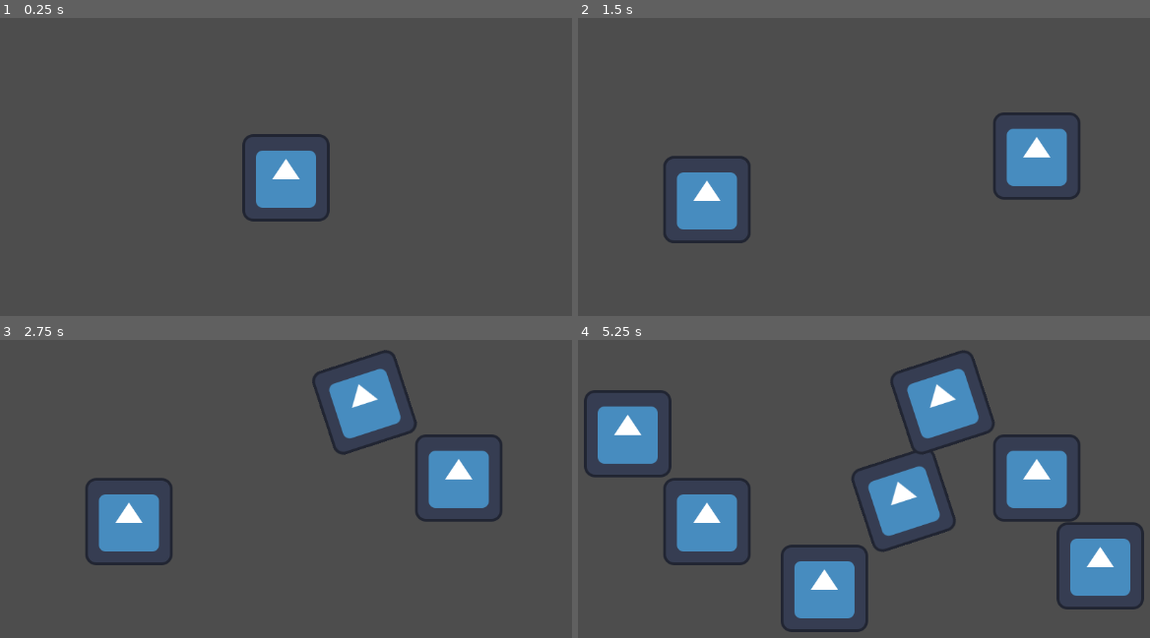
Above: before the commit, frames 1-4 (two rows, left to right).
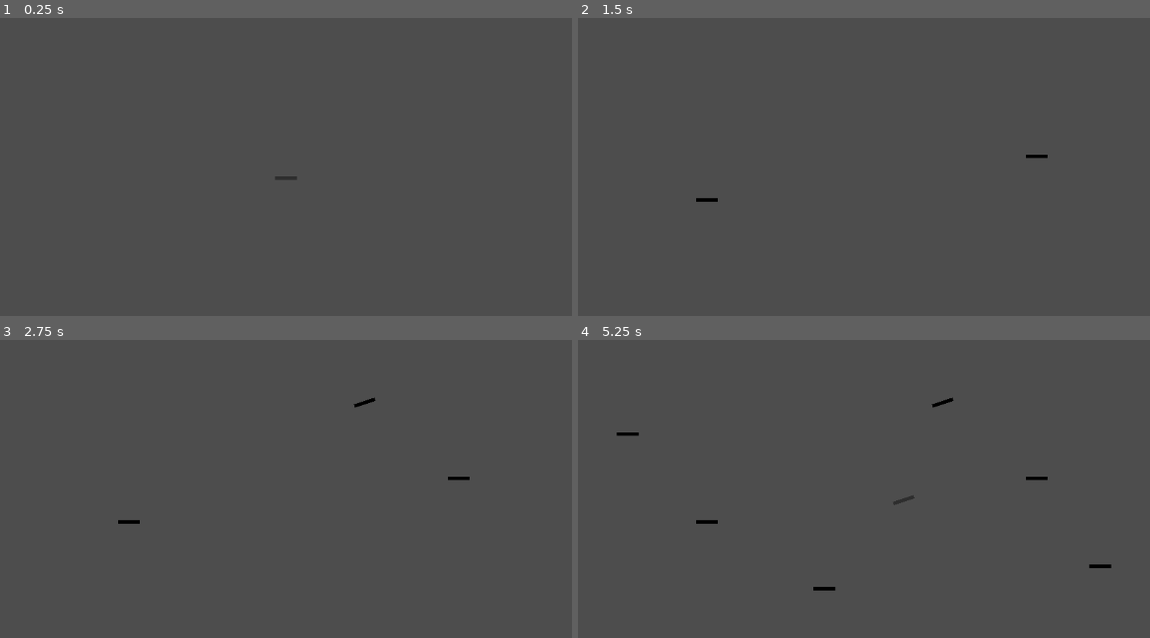
Above: after the commit, the same moments.

Repository: Silver-Ink/GameJamAirConditionner
Game: Godot game, scene res://Game.tscn
Same seed, same stepped clock (60 frames per second), same inputs: the game is played once before the commit and once after it. The engine's default icon, where the game draws it, is replaced by a stand-in: a white triangle on a blue panel in a dark square.
Inputs (mouse positions are in pixels of both pictures, inside the frame that each line leads up to):
- Up to frame 1 (0.25 s): no input
- Up to frame 2 (1.5 s): tap Enter (ui_accept) at 0.5, 0.77, 1.25 s; move the mouse to (1035, 155) at 0.52 s; hold Right (ui_right) from 0.53 s (still down); click (1035, 155) at 0.6 s; move the mouse to (703, 199) at 1.27 s; click (703, 199) at 1.35 s
- Up to frame 3 (2.75 s): tap Enter (ui_accept) at 1.52, 2 s; move the mouse to (366, 402) at 2.02 s; release Right (ui_right) at 2.03 s; hold Left (ui_left) from 2.03 s (still down); tap Mouse wheel up (rotate_wall_left) at 2.1 s; click (366, 402) at 2.3 s
- Up to frame 4 (5.25 s): tap Enter (ui_accept) at 2.75, 3.02, 3.5, 3.77, 4.25, 4.52 s; move the mouse to (823, 587) at 2.77 s; release Left (ui_left) at 2.78 s; hold Right (ui_right) 2.78-4.28 s; tap Mouse wheel down (rotate_wall_right) at 2.85 s; click (823, 587) at 3.05 s; move the mouse to (1098, 566) at 3.52 s; click (1098, 566) at 3.6 s; move the mouse to (629, 432) at 4.27 s; hold Left (ui_left) 4.28-5.03 s; click (629, 432) at 4.35 s; move the mouse to (904, 500) at 5.02 s; hold Right (ui_right) from 5.03 s (still down); tap Mouse wheel up (rotate_wall_left) at 5.1 s

The runs differ from the first frame. In frame 1, 2.6% of the frame differs, in the area x 42-58%, y 38-69%; in frame 2, 5.2%; in frame 3, 7.9%; in frame 4, 18%, in the area x 1-99%, y 3-99%.

Commit message:
feat: WallPlacer now places basic wall with lifetime

Diff:
--- a/SurvivingPlayer.tscn
+++ b/SurvivingPlayer.tscn
@@ -9,5 +9,3 @@
 
 [node name="CollisionShape2D" type="CollisionShape2D" parent="."]
 shape = SubResource("CircleShape2D_1mymc")
-
-[node name="SurvivingPlayer" type="Node2D" parent="."]
--- a/WallPlacer.tscn
+++ b/WallPlacer.tscn
@@ -1,12 +1,13 @@
 [gd_scene load_steps=3 format=3 uid="uid://bjr0wirbic3de"]
 
 [ext_resource type="Script" path="res://wall_placer.gd" id="1_dqwkw"]
-[ext_resource type="Texture2D" uid="uid://2tuejohnxvme" path="res://icon.svg" id="1_ua0hn"]
+[ext_resource type="Texture2D" uid="uid://dt16m5ba6wdyw" path="res://assets/walls/straight.png" id="2_0o8kb"]
 
 [node name="WallPlacer" type="Node2D"]
 script = ExtResource("1_dqwkw")
 
 [node name="WallPreviewSprite" type="Sprite2D" parent="."]
-texture = ExtResource("1_ua0hn")
+modulate = Color(1, 1, 1, 0.392157)
+texture = ExtResource("2_0o8kb")
 
 [node name="WallContainer" type="Node2D" parent="."]
--- /dev/null
+++ b/WallStraight.tscn
@@ -0,0 +1,19 @@
+[gd_scene load_steps=4 format=3 uid="uid://tudpnhmm8yxh"]
+
+[ext_resource type="Script" path="res://wall.gd" id="1_acu3m"]
+[ext_resource type="Texture2D" uid="uid://dt16m5ba6wdyw" path="res://assets/walls/straight.png" id="1_jkp1i"]
+
+[sub_resource type="RectangleShape2D" id="RectangleShape2D_3ocuq"]
+size = Vector2(32, 5)
+
+[node name="WallStraight" type="Node2D"]
+script = ExtResource("1_acu3m")
+
+[node name="StaticBody2D" type="StaticBody2D" parent="."]
+
+[node name="CollisionShape2D" type="CollisionShape2D" parent="StaticBody2D"]
+position = Vector2(0, 0.5)
+shape = SubResource("RectangleShape2D_3ocuq")
+
+[node name="Sprite2D" type="Sprite2D" parent="."]
+texture = ExtResource("1_jkp1i")
--- a/project.godot
+++ b/project.godot
@@ -39,5 +39,6 @@
 
 [rendering]
 
+textures/canvas_textures/default_texture_filter=0
 renderer/rendering_method="gl_compatibility"
 renderer/rendering_method.mobile="gl_compatibility"
--- /dev/null
+++ b/wall.gd
@@ -0,0 +1,18 @@
+extends Node2D
+
+const _wall_fadeout_time := 1
+
+var _wall_sprite : Sprite2D
+var _wall_collision : StaticBody2D
+
+
+func _ready() -> void:
+	_wall_sprite = get_node("Sprite2D")
+	_wall_collision = get_node("StaticBody2D")
+
+func initiate_wall_destroy():
+	var tween := get_tree().create_tween()
+
+	tween.tween_property(_wall_sprite, "modulate", Color(_wall_sprite.modulate, 0.5), (_wall_fadeout_time / 2.0))
+	tween.tween_callback(_wall_collision.queue_free)
+	tween.tween_property(_wall_sprite, "modulate", Color(_wall_sprite.modulate, 0), (_wall_fadeout_time / 2.0))
--- a/wall_placer.gd
+++ b/wall_placer.gd
@@ -1,11 +1,12 @@
 extends Node2D
 
 const wall_rotation_possible_positions := 20
-
+const wall_life_time := 10
 
 var preview_sprite : Sprite2D
 var wall_container : Node2D
 
+var SC_wall_straight := preload("res://WallStraight.tscn")
 
 func _ready() -> void:
 	preview_sprite = get_node("WallPreviewSprite")
@@ -18,11 +19,7 @@
 
 	# Handling input: wall placing
 	if (Input.is_action_just_pressed("place_wall")):
-		var new_sprite = Sprite2D.new()
-		new_sprite.texture = preview_sprite.texture
-		new_sprite.position = preview_sprite.position
-		new_sprite.rotation = preview_sprite.rotation
-		wall_container.add_child(new_sprite)
+		_place_wall()
 
 	# Handling input: wall rotating
 	var rotate_preview_direction := 0
@@ -33,3 +30,10 @@
 
 	if (rotate_preview_direction):
 		preview_sprite.rotation += rotate_preview_direction * ((2*PI) / wall_rotation_possible_positions)
+
+func _place_wall():
+	var new_wall := SC_wall_straight.instantiate()
+	new_wall.position = preview_sprite.position
+	new_wall.rotation = preview_sprite.rotation
+	wall_container.add_child(new_wall)
+	new_wall.get_tree().create_timer(wall_life_time).timeout.connect(new_wall.initiate_wall_destroy)
